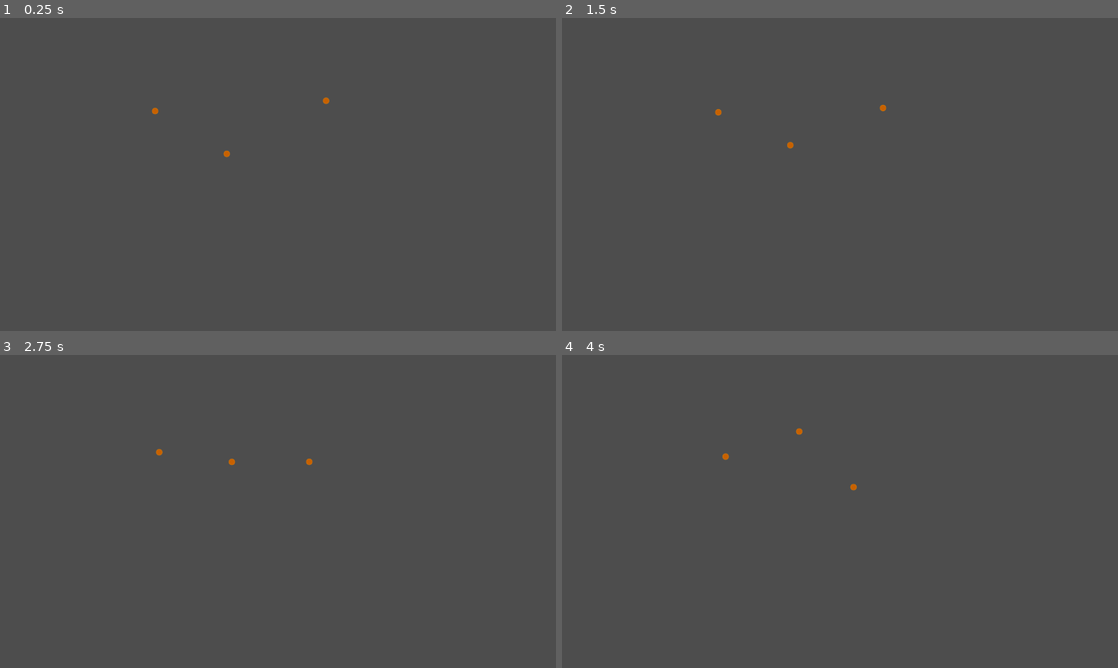
Above: before the commit, frames 1-4 (two rows, left to right).
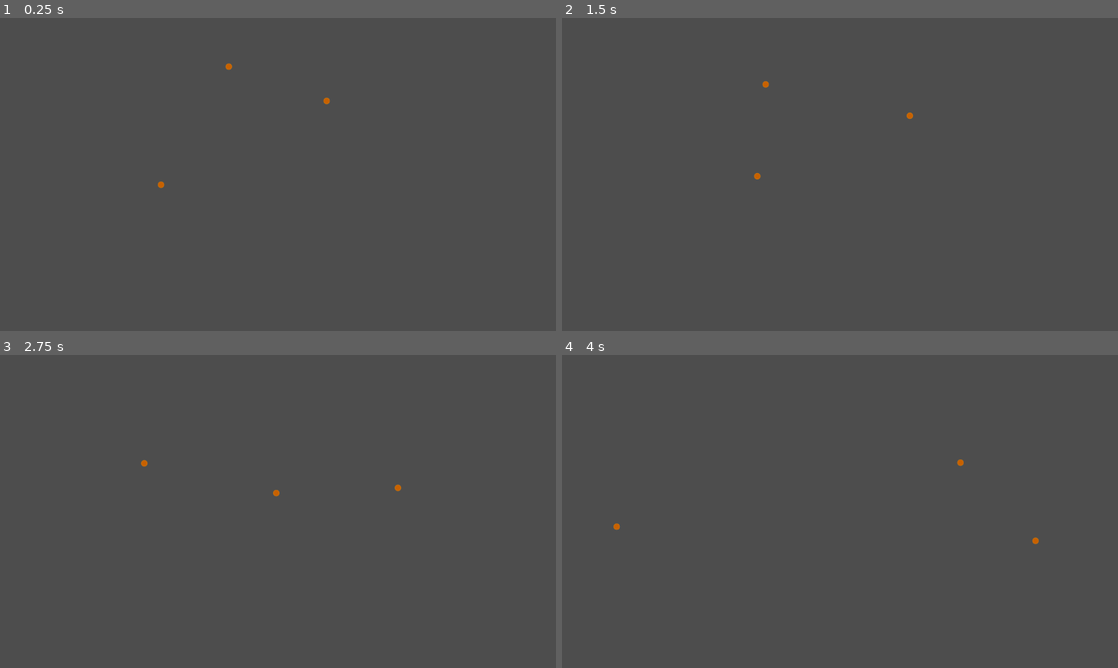
Above: after the commit, the same moments.

Repository: ArjanBroos/GMTK-2025
Game: Godot game, scene res://levels/kazu_test.tscn
Two runs of this game, one before a commit and one after it. Both use one fixed random seed, a clock stepped at 60 frames per second and the inputs below. This scene is started directly instead of the project's main scene.
Inputs (mouse positions are in pixels of both pictures, inside the frame that each line leads up to):
- Up to frame 1 (0.25 s): no input
- Up to frame 2 (1.5 s): move the mouse to (962, 158) at 0.52 s; tap Space at 0.77 s; move the mouse to (728, 190) at 1.27 s
- Up to frame 3 (2.75 s): tap Space at 1.52 s; move the mouse to (333, 442) at 2.02 s
- Up to frame 4 (4 s): move the mouse to (812, 574) at 2.77 s; tap Space at 3.02, 3.77 s; move the mouse to (1006, 558) at 3.52 s

The runs differ from the first frame. In frame 1, less than 0.1% of the frame differs, in the area x 27-60%, y 14-55%; in frame 2, 0.1%; in frame 3, 0.1%; in frame 4, 0.1%, in the area x 9-86%, y 23-61%.

Commit message:
Teleport asteroids leaving the screen
Asteroids are now teleported to the other side of the screen if they leave it

Diff:
--- a/asteroids/asteroid.gd
+++ b/asteroids/asteroid.gd
@@ -21,3 +21,29 @@
 		queue_redraw()
 	else:
 		direction_line_editor.visible = false
+
+func _determine_mirror_position(cur_pos: Vector2) -> Vector2:
+	var window = DisplayServer.window_get_size()
+
+	# positions are determined by taking the window width/height and resetting
+	# the position of the asteroid to either the 0 or window width/height based
+	# on where on the screen the asteroid left
+
+	if cur_pos.x > window.x:
+		# exited on the right
+		position = Vector2(0, cur_pos.y)
+	elif cur_pos.x < 0:
+		# exited on the left
+		position = Vector2(window.x, cur_pos.y)
+	elif cur_pos.y > window.y:
+		# exited at the bottom
+		position = Vector2(cur_pos.x, 0)
+	elif cur_pos.y < 0:
+		# exited at the top
+		position = Vector2(cur_pos.x, window.y)
+
+	return Vector2.DOWN
+
+func _on_visible_on_screen_screen_exited() -> void:
+	print("I has left the building!")
+	_determine_mirror_position(global_position)
--- a/asteroids/asteroid.tscn
+++ b/asteroids/asteroid.tscn
@@ -31,3 +31,7 @@
 [node name="CollisionShape2D" type="CollisionShape2D" parent="HitBox"]
 shape = SubResource("CircleShape2D_cp6py")
 debug_color = Color(0.985896, 0.116401, 0, 0.42)
+
+[node name="VisibleOnScreen" type="VisibleOnScreenEnabler2D" parent="."]
+
+[connection signal="screen_exited" from="VisibleOnScreen" to="." method="_on_visible_on_screen_screen_exited"]
--- a/levels/kazu_test.tscn
+++ b/levels/kazu_test.tscn
@@ -4,17 +4,17 @@
 
 [node name="KazuTest" type="Node2D"]
 
-[node name="Asteroid1" parent="." instance=ExtResource("1_ecdi2")]
-position = Vector2(357, 214)
-mass = 5.0
-direction_degrees = 45.0
-
-[node name="Asteroid2" parent="." instance=ExtResource("1_ecdi2")]
-position = Vector2(522, 313)
-mass = 2.0
-speed = 40.0
-direction_degrees = 280.0
-
 [node name="Asteroid3" parent="." instance=ExtResource("1_ecdi2")]
 position = Vector2(751, 190)
-direction_degrees = 125.0
+speed = 60.0
+direction_degrees = 35.0
+
+[node name="Asteroid4" parent="." instance=ExtResource("1_ecdi2")]
+position = Vector2(528, 111)
+speed = 71.33
+direction_degrees = 144.77
+
+[node name="Asteroid5" parent="." instance=ExtResource("1_ecdi2")]
+position = Vector2(369, 384)
+speed = 81.9
+direction_degrees = -13.965
